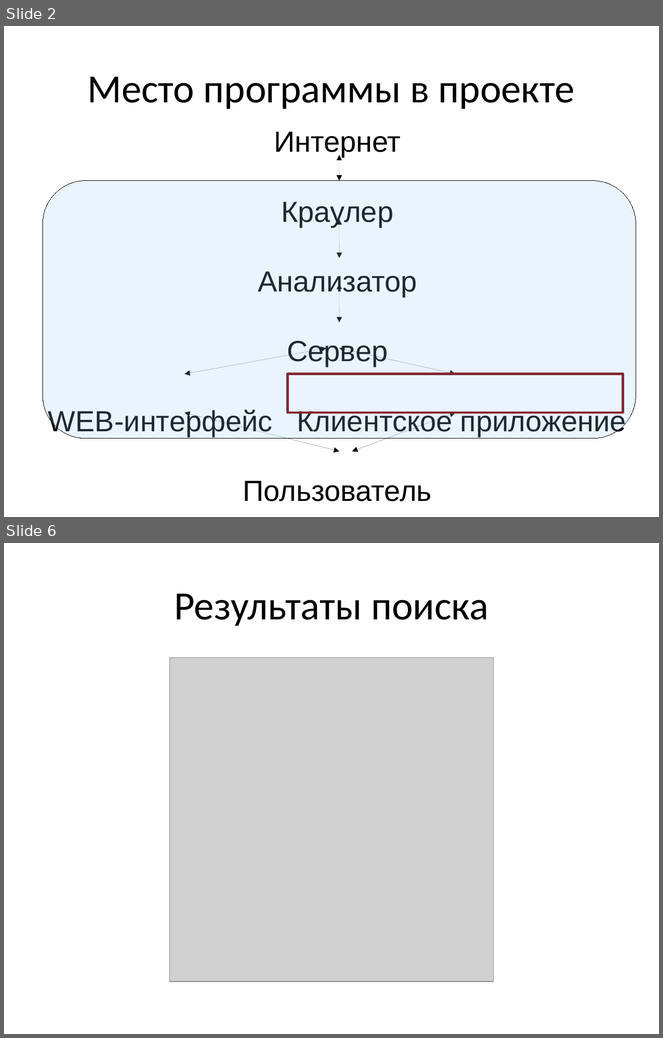
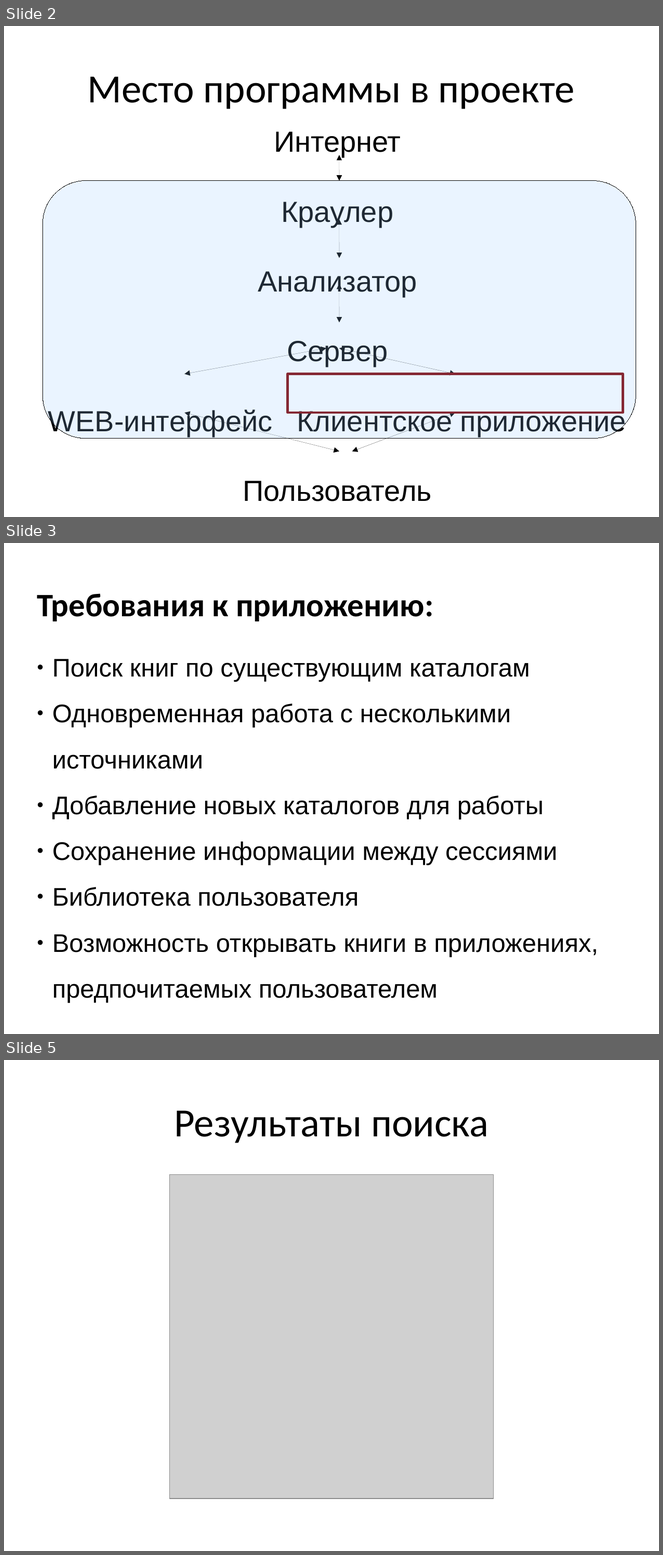
Before and after one commit to kropp/ebooksearchtool, a slide deck: client-java/Presentation.odp. Shown one above the other, each under a label of ours: slides 2 and 6 before the commit, slides 2, 3 and 5 after it; the slides between them are not shown. The pictures are 663x1038 and 663x1555 pixels, drawn with LibreOffice and Linux fonts; fonts in the diff are those of the drawing; grey boxes stand for pictures. Boxes give left, top, right and bottom in pixels: in the first picture for what was removed or moved away, otherwise in the second. Text is boxed around its words. In the diff, an @@ line names an element or a change of style, - is before the commit and + after.

```diff
--- a/client-java/Presentation.odp
+++ b/client-java/Presentation.odp
@@ slide 3 added at <box>4,543,659,1034</box>, background #FFFFFF @@
@@ title added at <box>37,593,434,622</box>, 36 pt, text #000000, bold @@
+Требования к приложению:
@@ subtitle added at <box>52,659,598,999</box>, 28 pt, text #000000 @@
+● Поиск книг по существующим каталогам
+● Одновременная работа с несколькими источниками
+● Добавление новых каталогов для работы
+● Сохранение информации между сессиями
+● Библиотека пользователя
+● Возможность открывать книги в приложениях, предпочитаемых пользователем
@@ what was slide 6 is now slide 5 @@
```
Also in this commit, not shown: 4 slides changed, 2 other files.
